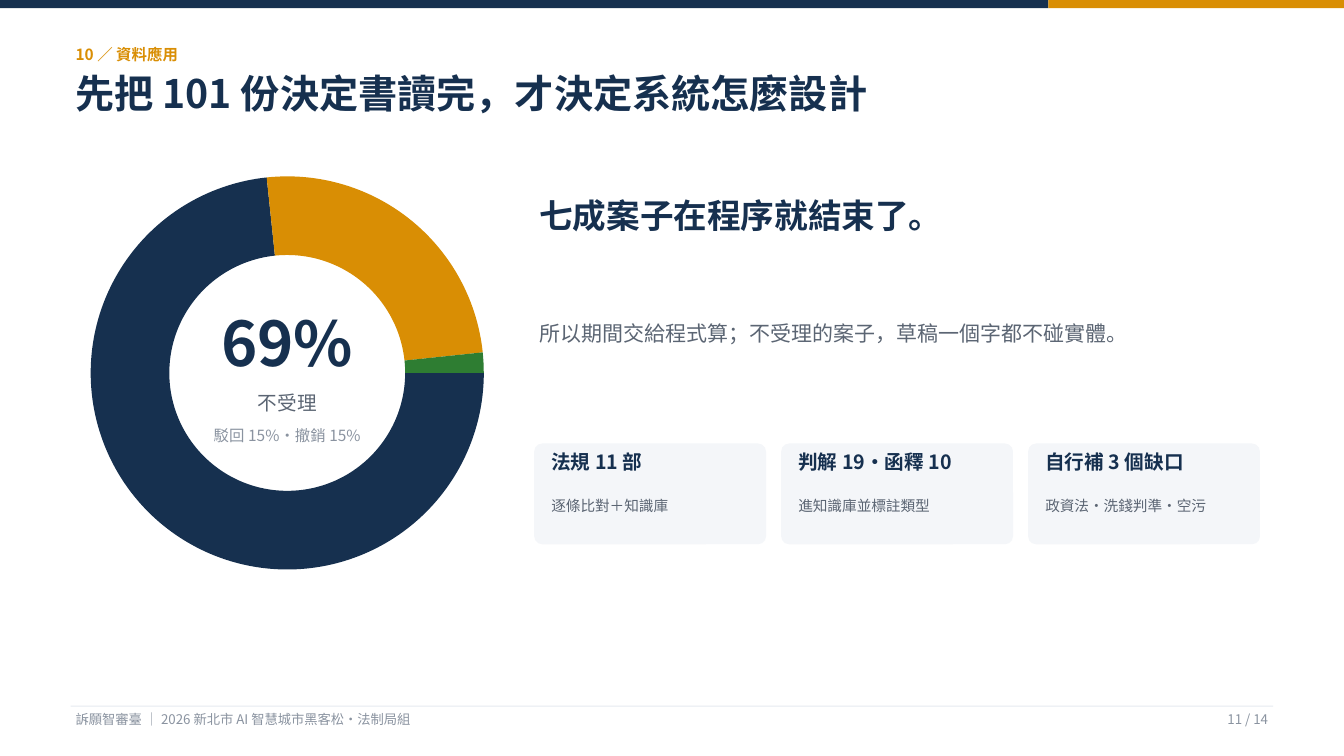
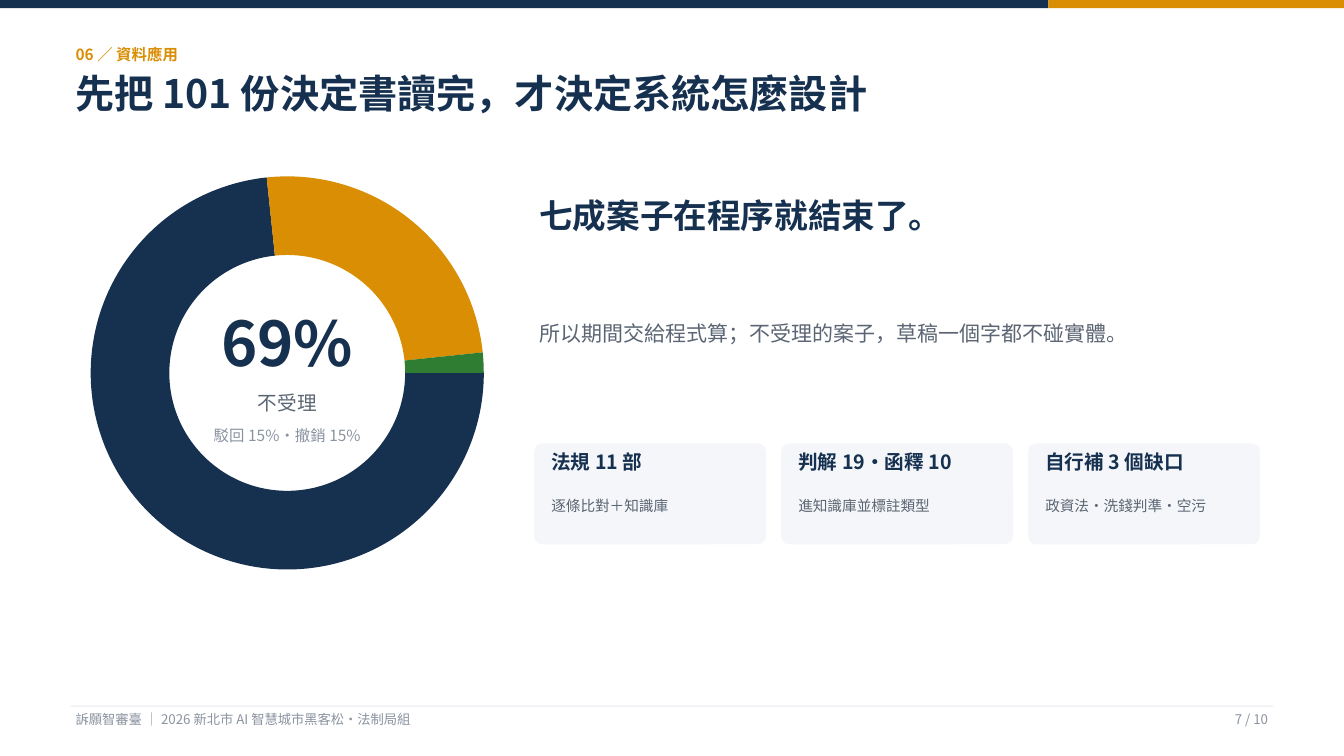
Before and after one commit to KevinMursh/hackathon_wisxxxx, a slide deck: slide 7 of docs/提案/提案簡報-訴願智審臺.pptx (slide 11 before the commit). Drawn at 1344x756 pixels with LibreOffice and Linux fonts; fonts in the diff are those of the drawing. Boxes give left, top, right and bottom in pixels: in the first picture for what was removed or moved away, otherwise in the second. Text is boxed around its words. In the diff, an @@ line names an element or a change of style, - is before the commit and + after.

```diff
--- a/docs/提案/提案簡報-訴願智審臺.pptx
+++ b/docs/提案/提案簡報-訴願智審臺.pptx
@@ text at [76,47,178,62]: text changed @@
-10 ／ 資料應用
+06 ／ 資料應用
@@ text at [1235,714,1268,724]: text changed @@
-11 / 14
+7 / 10
```
Also in this commit, not shown: 7 other slides changed, 4 slides removed, 2 other files.
